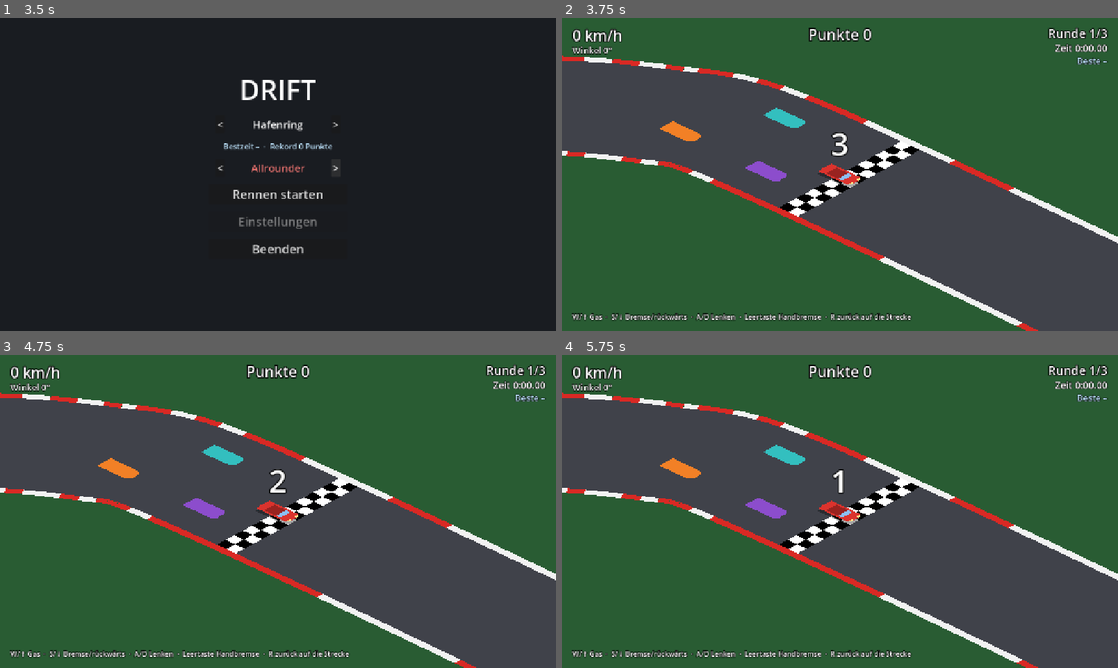
Above: before the commit, frames 1-4 (two rows, left to right).
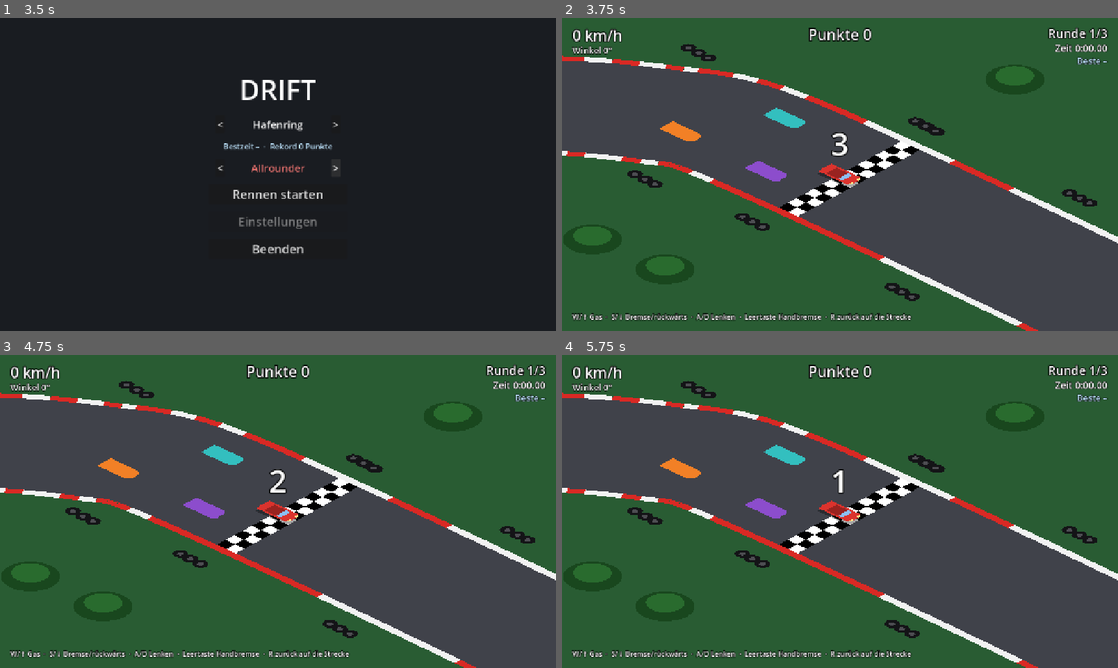
Above: after the commit, the same moments.

Repository: Mayo73/agenthub-backup
Game: Godot game, scene res://scenes/main_menu.tscn
The game is run twice, just before and just after one commit, with the same random seed, the same clock (stepped at 60 frames per second) and the same inputs.
Inputs:
- Up to frame 1 (3.5 s): click "<" at 0.5 s; click ">" at 1.25 s; click "<" at 2 s; click ">" at 2.75 s
- Up to frame 2 (3.75 s): click "Rennen starten" at 3.5 s
- Up to frame 3 (4.75 s): tap Enter (neustart) at 4.25 s; hold D (rechts) from 4.28 s (still down); hold S (bremse) from 4.28 s (still down)
- Up to frame 4 (5.75 s): tap Enter (neustart) at 5 s; release D (rechts) at 5.03 s; release S (bremse) at 5.03 s; hold Down from 5.03 s (still down); tap W (gas) at 5.1 s

Frame 1 is identical in both runs. In frame 2, 1.0% of the frame differs, in the area x 11-97%, y 8-91%; in frame 3, 1.0%; in frame 4, 1.0%.

Commit message:
T-0066: Reifenstapel und Bäume an der Strecke zeichnen
Erstellt vom lokalen Agent (Modell qwen3.5:35b-a3b, Versuch 1 von 5).

Diff:
--- a/scripts/track.gd
+++ b/scripts/track.gd
@@ -21,6 +21,7 @@
 
 var path: TrackPath
 var track_id := ""
+var decor: Array[Dictionary] = []
 
 
 ## Lädt eine Strecke aus dem TrackCatalog. Unbekannte IDs werden ignoriert.
@@ -31,6 +32,7 @@
 	control_points = TrackCatalog.points_of(id)
 	width = TrackCatalog.width_of(id)
 	path = TrackPath.new(TrackPath.smooth_closed(control_points, SMOOTH_STEPS), width)
+	decor = TrackDecor.build(path)
 	queue_redraw()
 
 
@@ -46,6 +48,7 @@
 	_draw_curb(path.outline(width * 0.5 + CURB_WIDTH * 0.5))
 	_draw_curb(path.outline(-width * 0.5 - CURB_WIDTH * 0.5))
 	_draw_start_line()
+	_draw_decor()
 
 
 func _fill(polygon: PackedVector2Array, color: Color) -> void:
@@ -76,3 +79,17 @@
 				corner, corner + side * START_CELL,
 				corner + side * START_CELL + forward * START_CELL, corner + forward * START_CELL,
 			]), color)
+
+
+## Reifenstapel (drei dunkle Ringe nebeneinander) und Bäume (grüne Kreise mit hellerer Krone).
+func _draw_decor() -> void:
+	for item in decor:
+		var p: Vector2 = item["position"]
+		if item["kind"] == TrackDecor.Kind.TIRES:
+			for k in 3:
+				var c := p + Vector2(k * 22.0 - 22.0, 0.0)
+				draw_circle(c, 12.0, Color(0.08, 0.08, 0.09))
+				draw_circle(c, 5.0, Color(0.3, 0.3, 0.32))
+		else:
+			draw_circle(p, 46.0, Color(0.1, 0.28, 0.12))
+			draw_circle(p + Vector2(-8, -8), 30.0, Color(0.16, 0.42, 0.18))
--- a/tests/test_track_loading.gd
+++ b/tests/test_track_loading.gd
@@ -30,3 +30,22 @@
 	check_eq(main.get_node("World/Track").track_id, TrackCatalog.DEFAULT_ID,
 		"track_id sollte beim Start DEFAULT_ID sein")
 	main.free()
+
+
+func test_deko_geladen() -> void:
+	var track: Node2D = preload("res://scripts/track.gd").new()
+	track.load_track("altstadt")
+	check(track.decor.size() > 0, "sollte mindestens einen Deko-Eintrag geben")
+
+	var has_tires := false
+	var has_tree := false
+	for item in track.decor:
+		if item["kind"] == TrackDecor.Kind.TIRES:
+			has_tires = true
+		if item["kind"] == TrackDecor.Kind.TREE:
+			has_tree = true
+	check(has_tires, "sollte einen Reifenstapel geben")
+	check(has_tree, "sollte einen Baum geben")
+
+	check(track.has_method("_draw_decor"), "track sollte Methode _draw_decor haben")
+	track.free()
